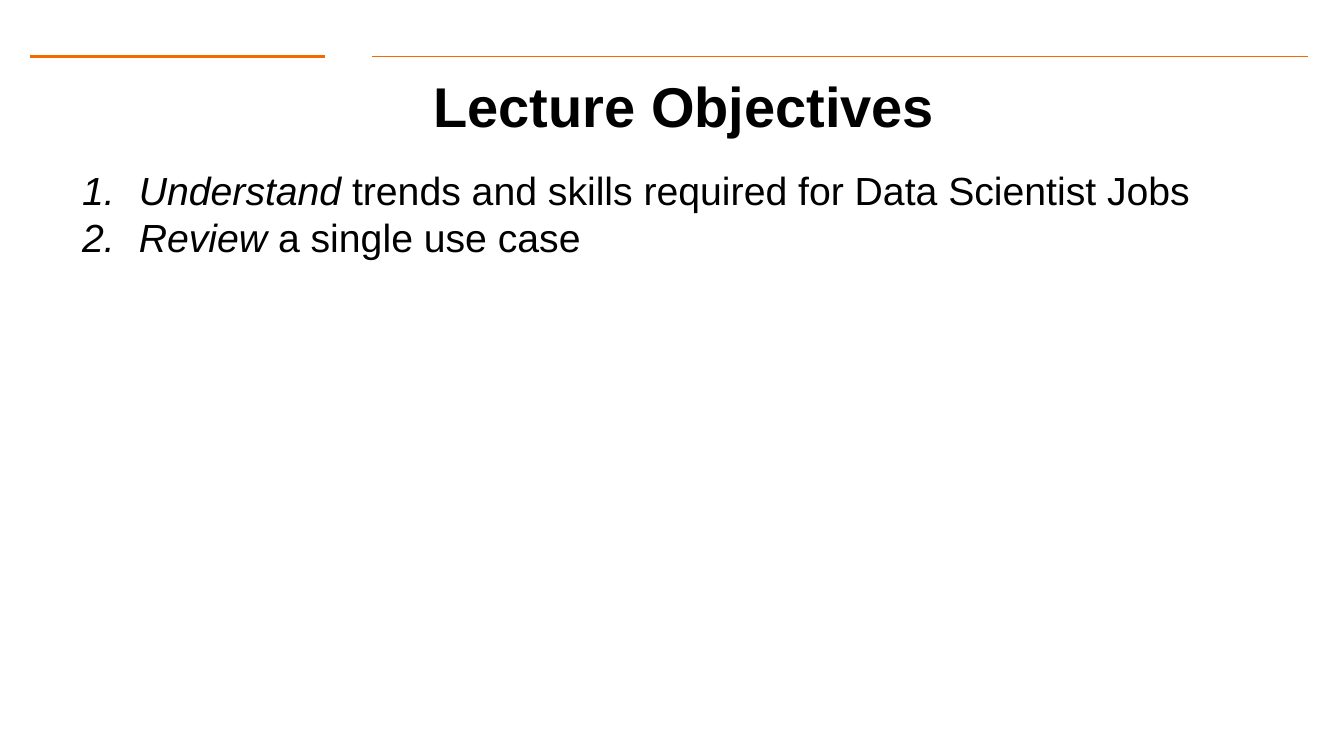
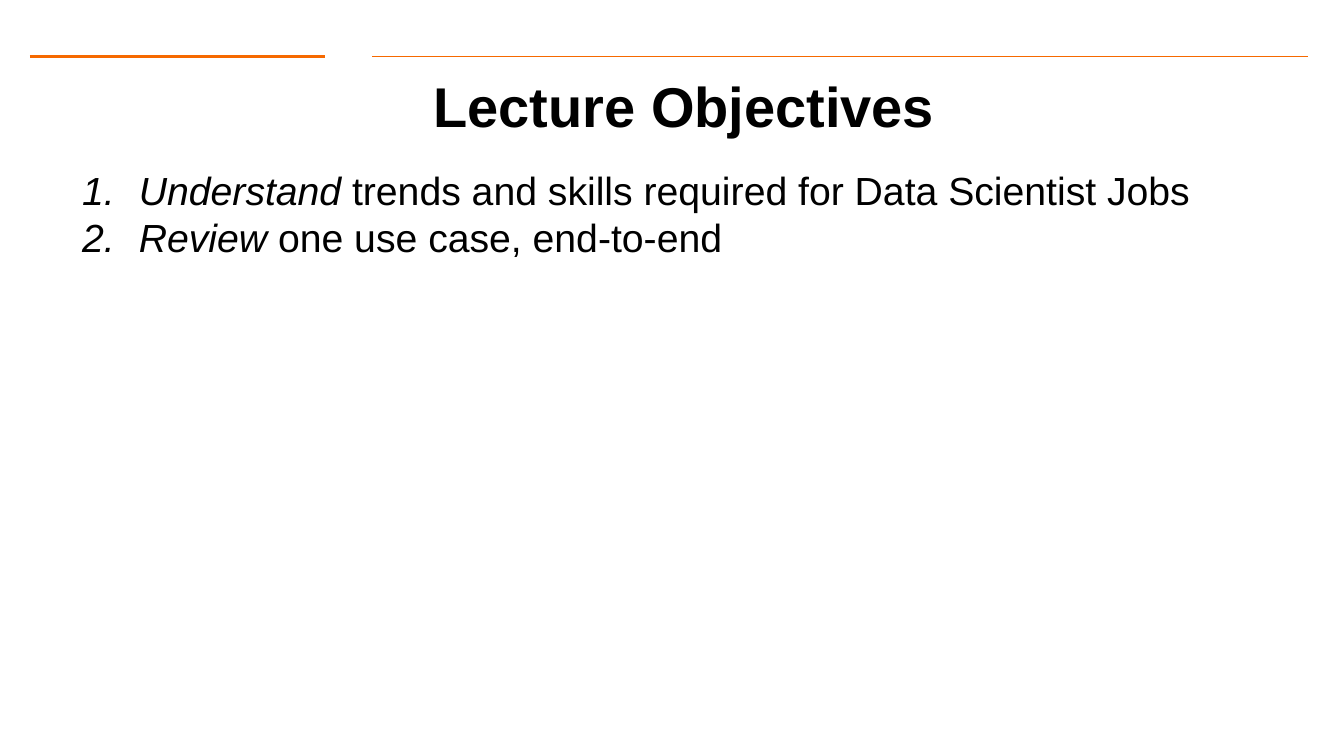
Before and after one commit to Dre1896/RIT-DSCI-633-FDS, a slide deck: slide 4 of Syllabus/Lecture02/Lec02_CaseStudy.pptx. Drawn at 1344x756 pixels with LibreOffice and Linux fonts; fonts in the diff are those of the drawing; background and template pictures are left out. Boxes give left, top, right and bottom in pixels: in the first picture for what was removed or moved away, otherwise in the second. Text is boxed around its words. In the diff, an @@ line names an element or a change of style, - is before the commit and + after.

```diff
--- a/Syllabus/Lecture02/Lec02_CaseStudy.pptx
+++ b/Syllabus/Lecture02/Lec02_CaseStudy.pptx
@@ text at (x1=139, y1=223, x2=722, y2=257): text changed @@
-2. Review a single use case
+2. Review one use case, end-to-end
```
Also in this commit, not shown: 2 other slides changed, 1 other file.
